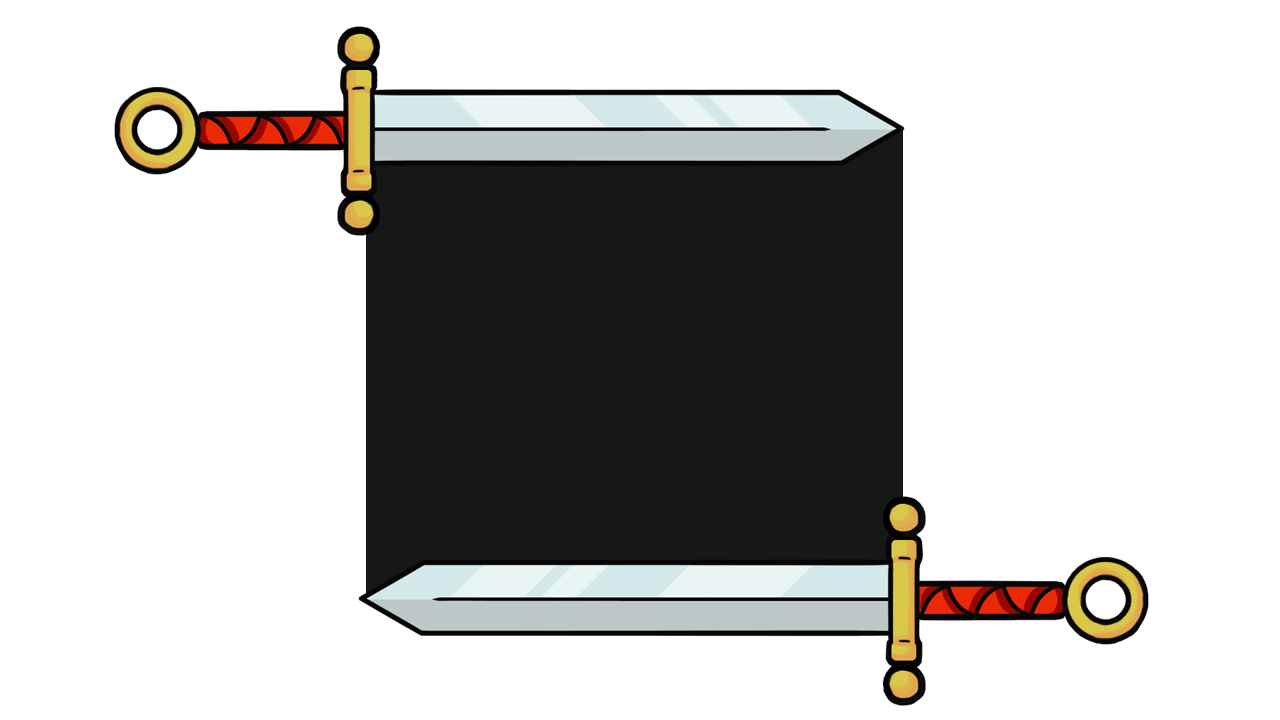
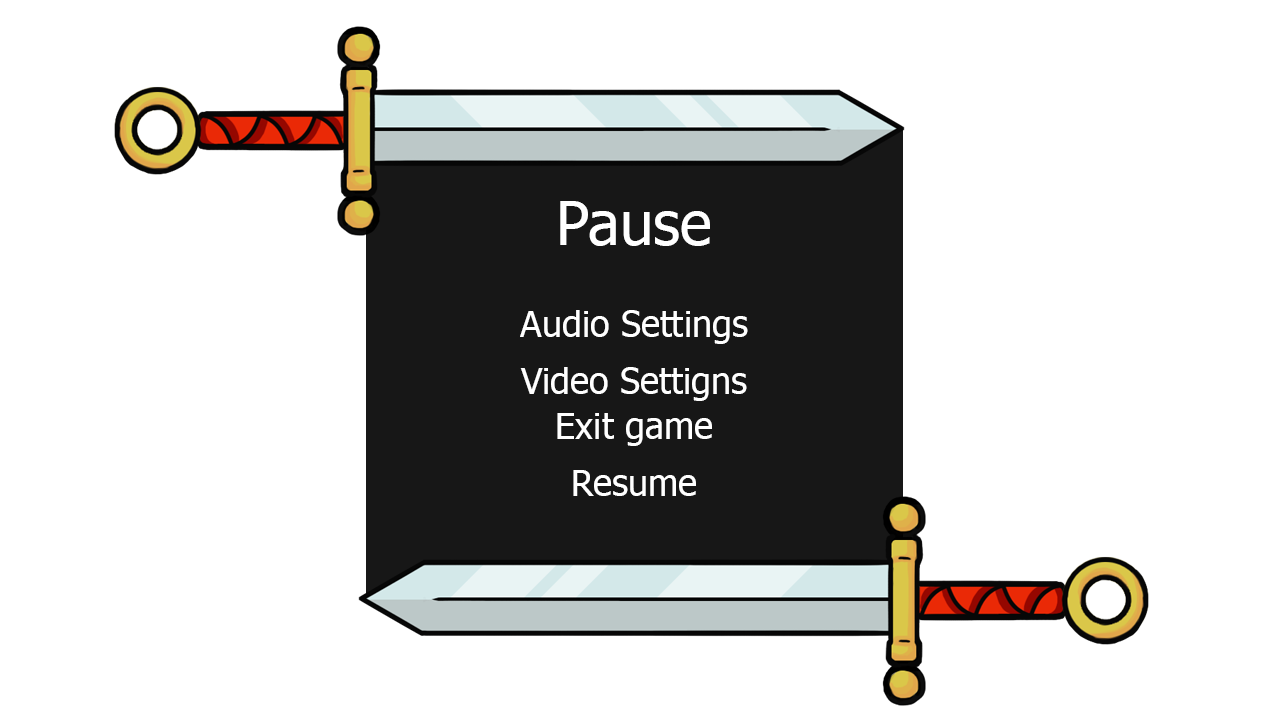
Revision of a layered 1280x720 image; what changed, layer by layer:
added layer "Resume" above "Exit game" over box(573, 470, 696, 496)
added layer "Exit game" above "Video Settigns" over box(557, 413, 712, 446)
added layer "Video Settigns" above "Audio Settings" over box(520, 367, 747, 401)
added layer "Audio Settings" above "Pause" over box(520, 310, 748, 344)
added layer "Pause" above "Capa 3" over box(560, 201, 710, 246)
